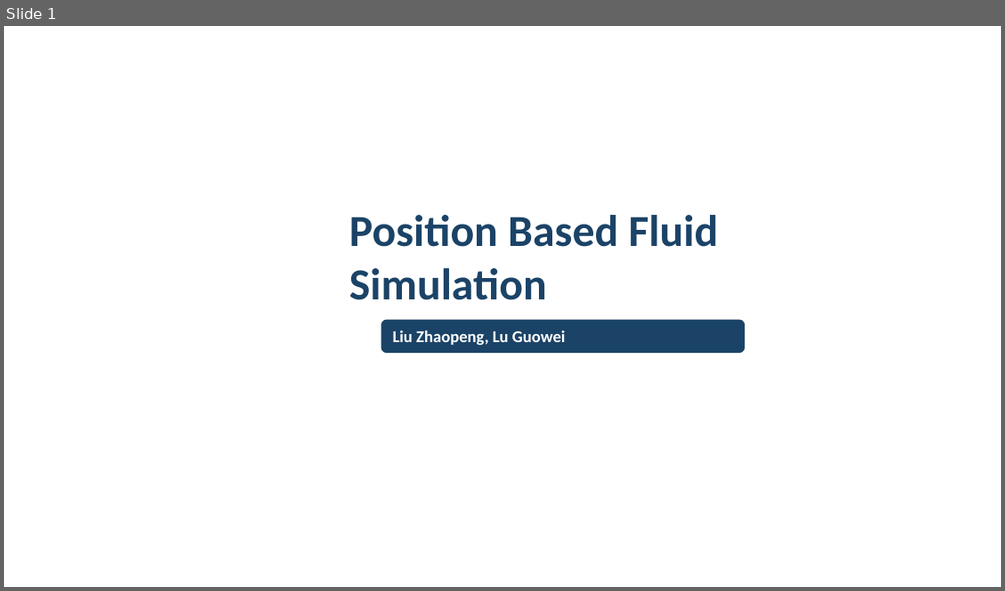
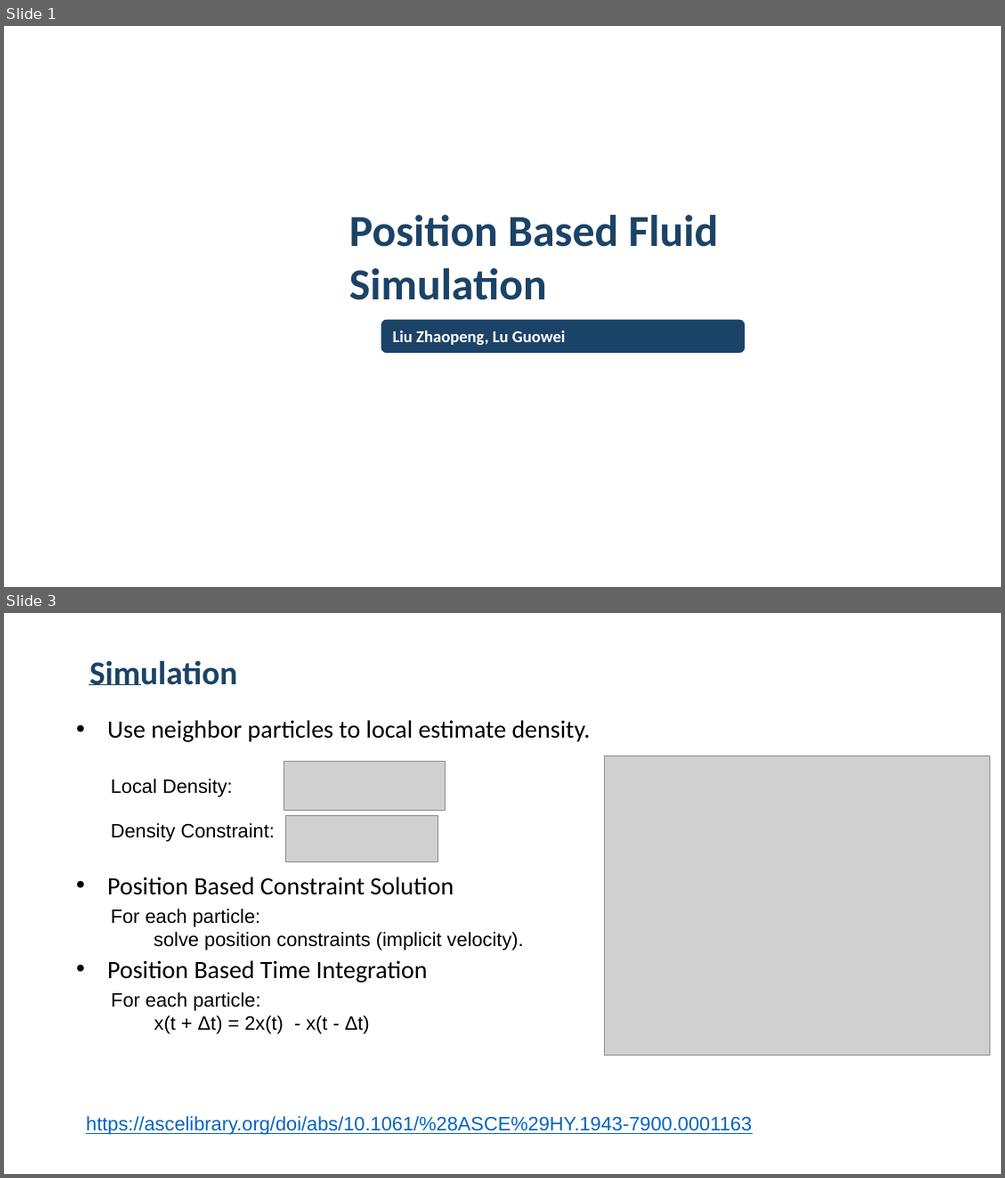
Before and after one commit to YakaAhSon/PositionBasedFluidSimulation, a slide deck: PositionBasedFluidSimulation.pptx. Shown one above the other, each under a label of ours: slide 1 before the commit, slides 1 and 3 after it; the slides between them are not shown. The pictures are 1005x591 and 1005x1178 pixels, drawn with LibreOffice and Linux fonts; fonts in the diff are those of the drawing; grey boxes stand for pictures; background and template pictures are left out. Boxes give left, top, right and bottom in pixels: in the first picture for what was removed or moved away, otherwise in the second. Text is boxed around its words. In the diff, an @@ line names an element or a change of style, - is before the commit and + after.

```diff
--- a/PositionBasedFluidSimulation.pptx
+++ b/PositionBasedFluidSimulation.pptx
@@ slide 3 added at [4, 613, 1001, 1174], background picture (left out) @@
@@ text added at [89, 660, 237, 685], 24 pt, text #1B4367, bold @@
+Simulation
@@ line added from (89, 685) to (140, 685), #1B4367 0.75 pt @@
@@ text added at [107, 720, 591, 742], 18 pt, text #000000 @@
+• Use neighbor particles to local estimate density.
@@ picture added at [284, 761, 445, 810] @@
@@ picture added at [605, 755, 990, 1054] @@
@@ text added at [111, 779, 233, 797], 14 pt, text #000000 @@
+Local Density:
@@ text added at [111, 823, 275, 842], 14 pt, text #000000 @@
+Density Constraint:
@@ picture added at [286, 815, 438, 861] @@
@@ text added at [107, 876, 453, 895], 18 pt, text #000000 @@
+• Position Based Constraint Solution
@@ text added at [111, 908, 524, 950], 14 pt, text #000000 @@
+For each particle:
+solve position constraints (implicit velocity).
@@ text added at [107, 960, 428, 982], 18 pt, text #000000 @@
+• Position Based Time Integration
@@ text added at [111, 992, 370, 1034], 14 pt, text #000000 @@
+For each particle:
+x(t + Δt) = 2x(t) - x(t - Δt)
@@ text added at [86, 1116, 752, 1135], 14 pt, text #0563C1, underline @@
+https://ascelibrary.org/doi/abs/10.1061/%28ASCE%29HY.1943-7900.0001163
```
Also in this commit, not shown: 1 slide changed, 1 other slide added, 1 slide removed, 1 other file.
